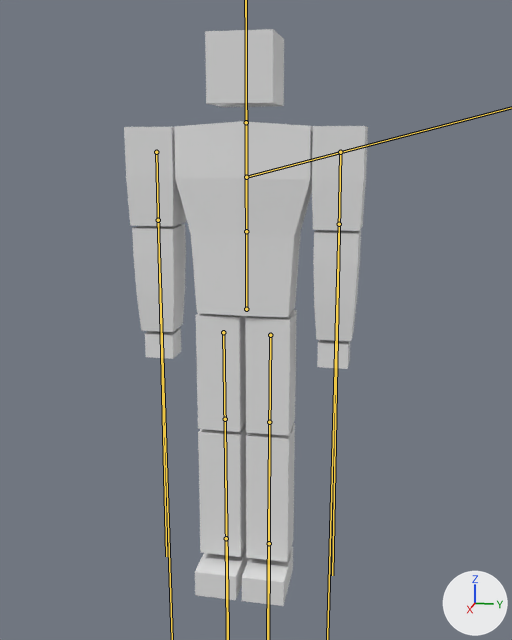
Renders of the glTF model Models/SK_BaseHuman/Animations/SK_BaseHuman_Anims.glb from each side of a commit.
Camera for both pictures: a camera (50 mm lens) standing at (4.38, 0.94, 2.99) and looking at (0.19, 0.1, 1.94). Every picture has the same lights, and +X, +Y and +Z are marked at lower right. The bones that change are drawn over the model as lines.

In view in the first picture: 'BaseHuman'.
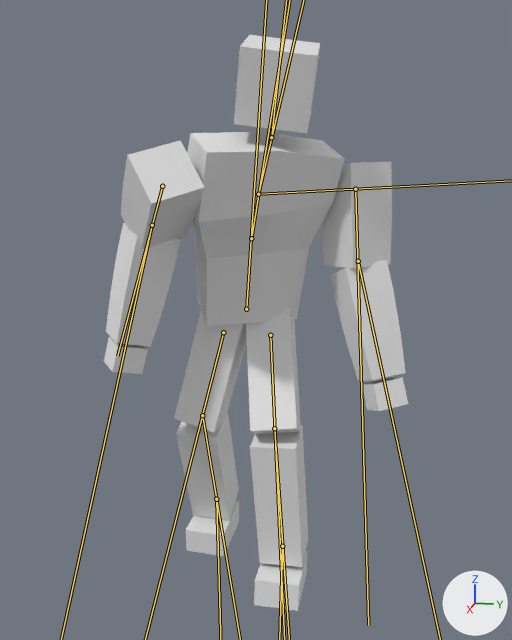
The newer file adds an action. The first version stands in its rest pose; the second is drawn at frame 12 of the action 'Zombie_Walk'.

The edits, one by one:
Bone 'LowerBody' (bone_lowerbody) turns from (0, 0, 0) to (-8, 25, -20) degrees about its own x, y and z.
Bone 'UpperBody' (bone_upperbody) turns from (0, 0, 0) to (0, 9, -16) degrees about its own x, y and z.
Bone 'TopBody' (bone_topbody) turns from (0, 0, 0) to (-17, -3, 28) degrees about its own x, y and z.
Bone 'Head' (bone_head) turns from (0, 0, 0) to (13, -23, -16) degrees about its own x, y and z.
Bone 'UpperArm_R' (bone_upperarm_r) turns from (0, 0, 0) to (0, -10, 21) degrees about its own x, y and z.
Bone 'LowerArm_R' (bone_lowerarm_r) turns from (0, 0, 0) to (-27, 1, -48) degrees about its own x, y and z.
Bone 'ForbiddenBoneTorso_L' (bone_forbiddenbonetorso_l) turns from (0, 0, 0) to (-13, 10, -12) degrees about its own x, y and z.
Bone 'UpperArm_L' (bone_upperarm_l) turns from (0, 0, 0) to (9, -6, -53) degrees about its own x, y and z.
Bone 'LowerArm_L' (bone_lowerarm_l) turns from (0, 0, 0) to (2, 15, -14) degrees about its own x, y and z.
Bone 'UpperLeg_R' (bone_upperleg_r) turns from (0, 0, 0) to (15, 3, 2) degrees about its own x, y and z.
Bone 'LowerLeg_R' (bone_lowerleg_r) turns from (0, 0, 0) to (-11, -6, -27) degrees about its own x, y and z.
Bone 'Foot_R' (bone_foot_r) turns from (0, 0, 0) to (-1, 0, 19) degrees about its own x, y and z.
Bone 'UpperLeg_L' (bone_upperleg_l) turns from (0, 0, 0) to (-8, -1, 29) degrees about its own x, y and z.
Bone 'LowerLeg_L' (bone_lowerleg_l) turns from (0, 0, 0) to (3, 6, -37) degrees about its own x, y and z.
Bone 'Foot_L' (bone_foot_l) turns from (0, 0, 0) to (3, -1, 11) degrees about its own x, y and z.

Boxes (x1, y1, x2, y2) around the edits, measured in the pictures (512 x 640 px):
'BaseHuman', posed (24% wider): before (124, 29, 368, 606); after (104, 35, 408, 611)
bone 'UpperArm_R', root to tip: before (156, 152) to (166, 556); after (162, 186) to (117, 356)
bone 'UpperArm_L', root to tip: before (340, 152) to (332, 575); after (355, 189) to (368, 625)
